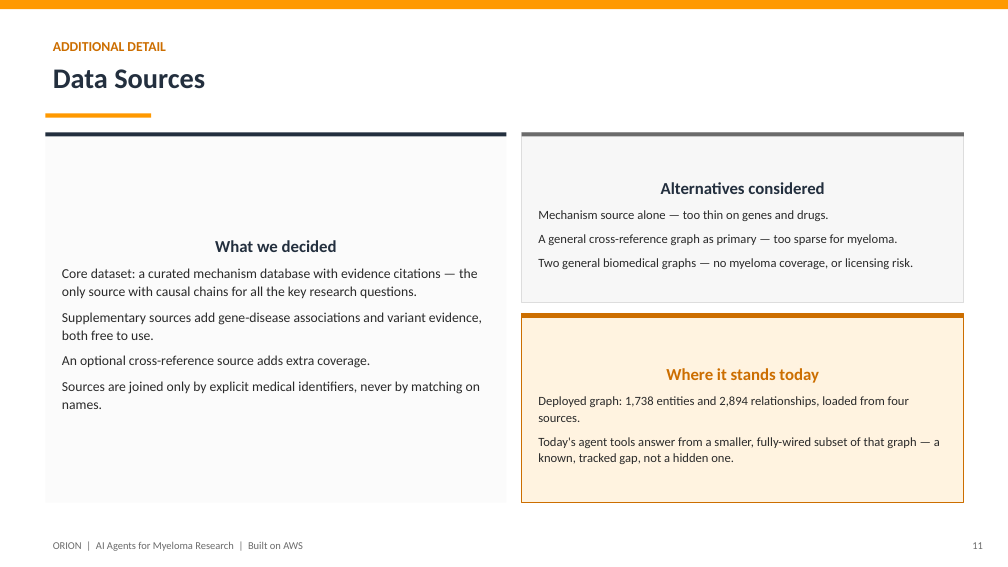
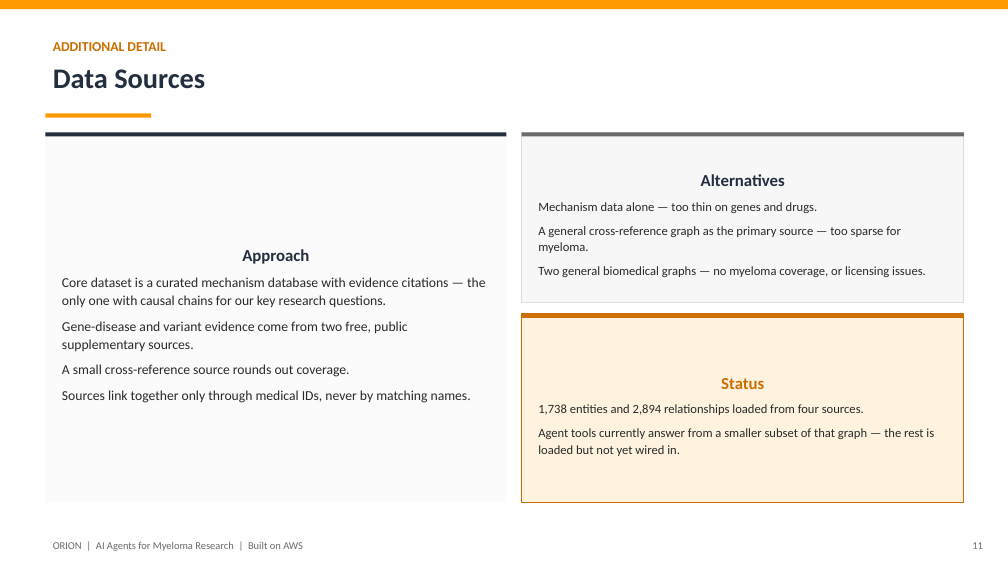
Before and after one commit to lhnminh/MMRF-KnowledgeGraph, a slide deck: slide 11 of ORION_Hackathon_Pitch.pptx. Drawn at 1008x567 pixels with LibreOffice and Linux fonts; fonts in the diff are those of the drawing. Boxes give left, top, right and bottom in pixels: in the first picture for what was removed or moved away, otherwise in the second. Text is boxed around its words. In the diff, an @@ line names an element or a change of style, - is before the commit and + after.

```diff
--- a/ORION_Hackathon_Pitch.pptx
+++ b/ORION_Hackathon_Pitch.pptx
@@ text in rectangle at <box>538,174,926,277</box>: text changed @@
-Alternatives considered
-Mechanism source alone — too thin on genes and drugs.
-A general cross-reference graph as primary — too sparse for myeloma.
-Two general biomedical graphs — no myeloma coverage, or licensing risk.
+Alternatives
+Mechanism data alone — too thin on genes and drugs.
+A general cross-reference graph as the primary source — too sparse for myeloma.
+Two general biomedical graphs — no myeloma coverage, or licensing issues.
@@ text at <box>62,249,485,403</box>: text changed @@
-What we decided
-Core dataset: a curated mechanism database with evidence citations — the only source with causal chains for all the key research questions.
-Supplementary sources add gene-disease associations and variant evidence, both free to use.
-An optional cross-reference source adds extra coverage.
-Sources are joined only by explicit medical identifiers, never by matching on names.
+Approach
+Core dataset is a curated mechanism database with evidence citations — the only one with causal chains for our key research questions.
+Gene-disease and variant evidence come from two free, public supplementary sources.
+A small cross-reference source rounds out coverage.
+Sources link together only through medical IDs, never by matching names.
@@ text in rectangle at <box>538,378,934,456</box>: text changed @@
-Where it stands today
-Deployed graph: 1,738 entities and 2,894 relationships, loaded from four sources.
-Today's agent tools answer from a smaller, fully-wired subset of that graph — a known, tracked gap, not a hidden one.
+Status
+1,738 entities and 2,894 relationships loaded from four sources.
+Agent tools currently answer from a smaller subset of that graph — the rest is loaded but not yet wired in.
```
Also in this commit, not shown: 5 other slides changed.
